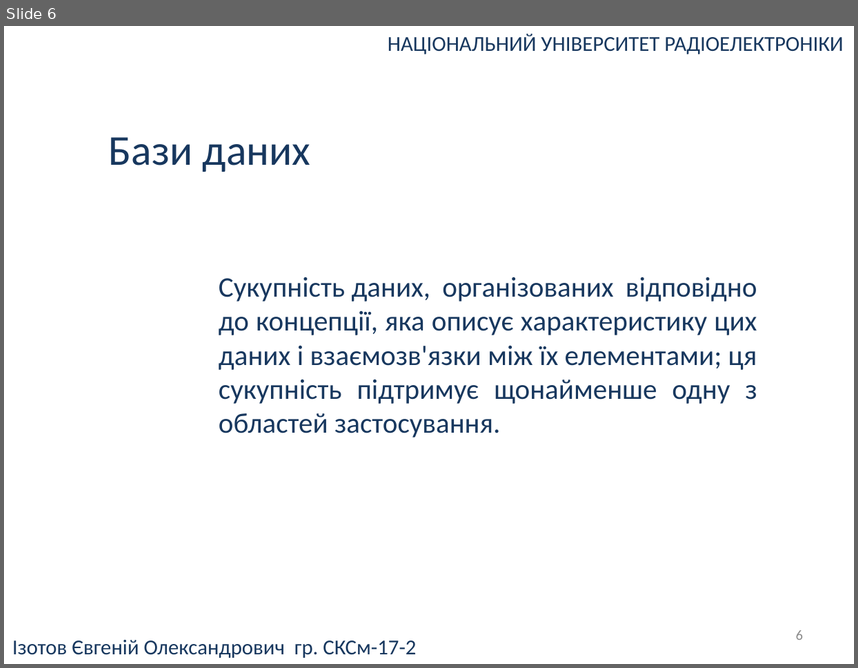
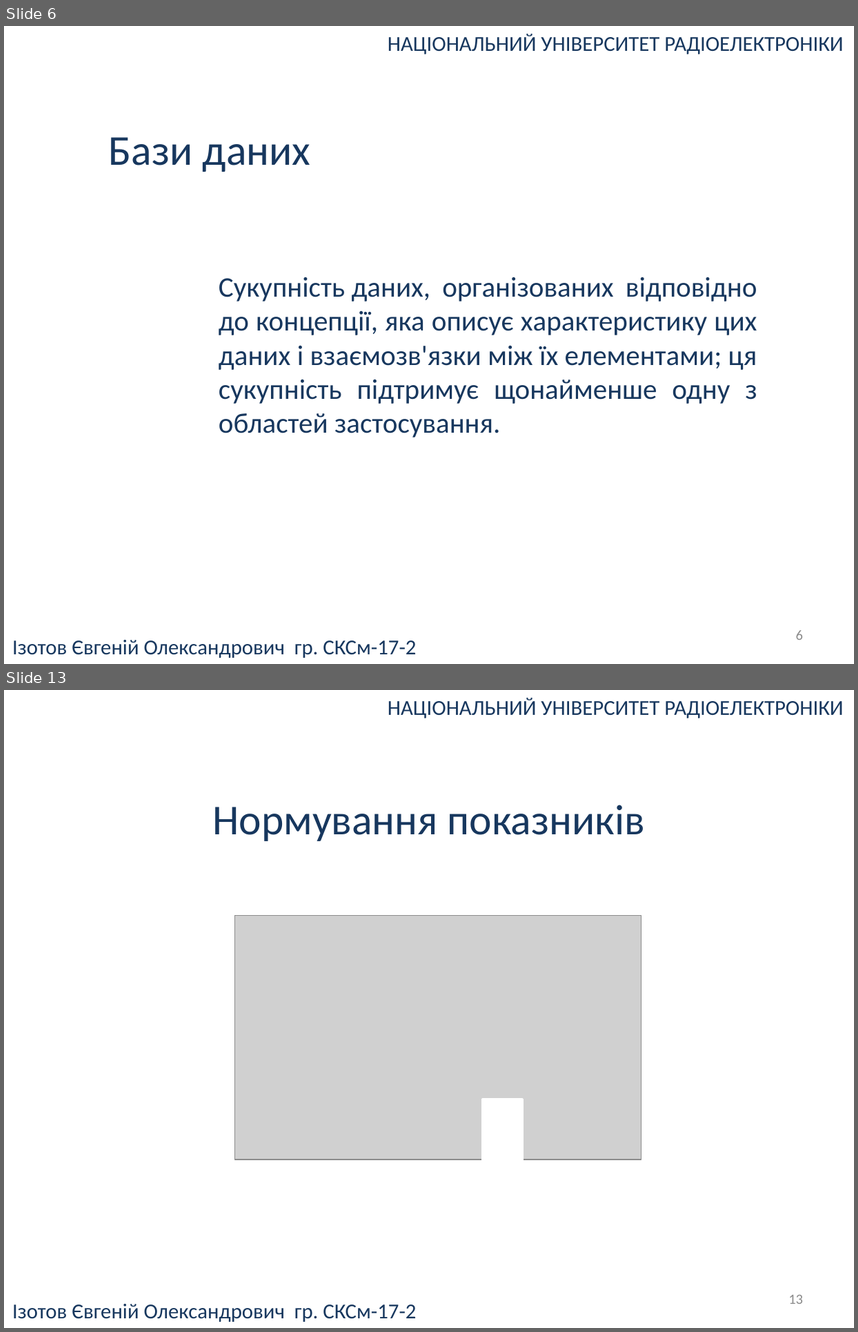
Before and after one commit to UdgineIzotov/diplom-doc, a slide deck: root/Презентация.pptx. Shown one above the other, each under a label of ours: slide 6 before the commit, slides 6 and 13 after it; the slides between them are not shown. The pictures are 858x668 and 858x1332 pixels, drawn with LibreOffice and Linux fonts; fonts in the diff are those of the drawing; grey boxes stand for pictures. Boxes give left, top, right and bottom in pixels: in the first picture for what was removed or moved away, otherwise in the second. Text is boxed around its words. In the diff, an @@ line names an element or a change of style, - is before the commit and + after.

```diff
--- a/root/Презентация.pptx
+++ b/root/Презентация.pptx
@@ slide 13 added at (x1=4, y1=690, x2=854, y2=1328), background #FFFFFF @@
@@ text added at (x1=388, y1=698, x2=843, y2=718), 18 pt, text #17375E @@
+НАЦІОНАЛЬНИЙ УНІВЕРСИТЕТ РАДІОЕЛЕКТРОНІКИ
@@ text added at (x1=213, y1=805, x2=645, y2=841), 36 pt, text #17375E @@
+Нормування показників
@@ picture added at (x1=235, y1=915, x2=642, y2=1159) @@
@@ rectangle added at (x1=483, y1=1099, x2=523, y2=1159), fill #FFFFFF, outline #FFFFFF 2 pt @@
@@ text added at (x1=12, y1=1303, x2=416, y2=1321), 18 pt, text #17375E @@
+Ізотов Євгеній Олександрович гр. СКСм-17-2
@@ page number added at (x1=789, y1=1294, x2=803, y2=1303), 12 pt, text #8C8C8C @@
+13
```
Also in this commit, not shown: 4 slides changed, 6 other slides added, 2 slides removed, 2 other files.
